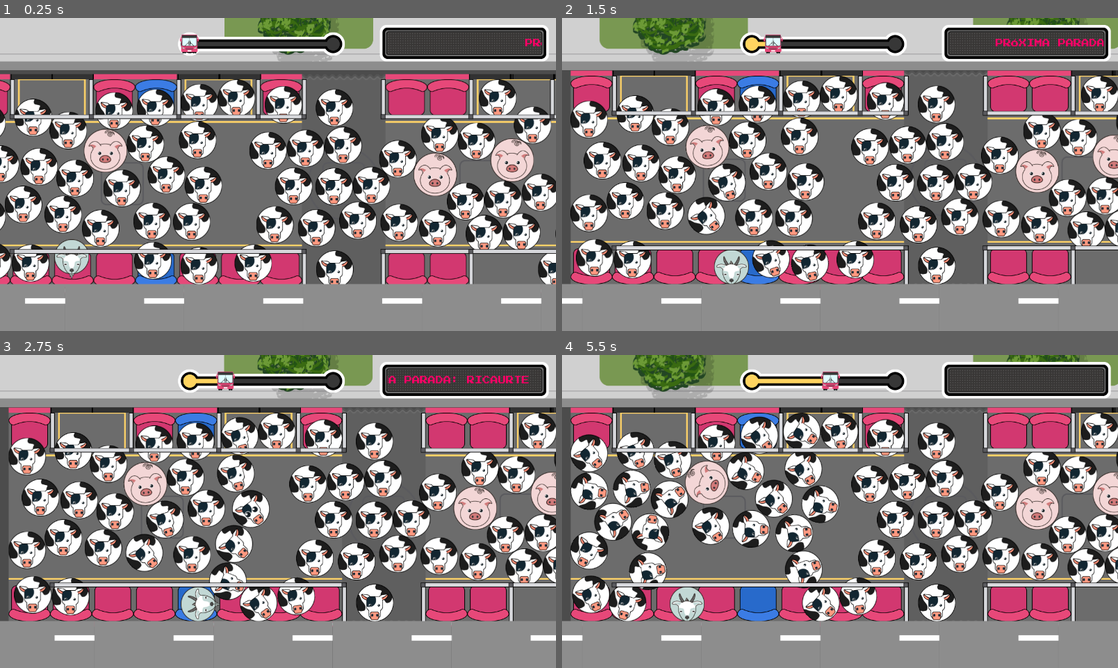
Above: before the commit, frames 1-4 (two rows, left to right).
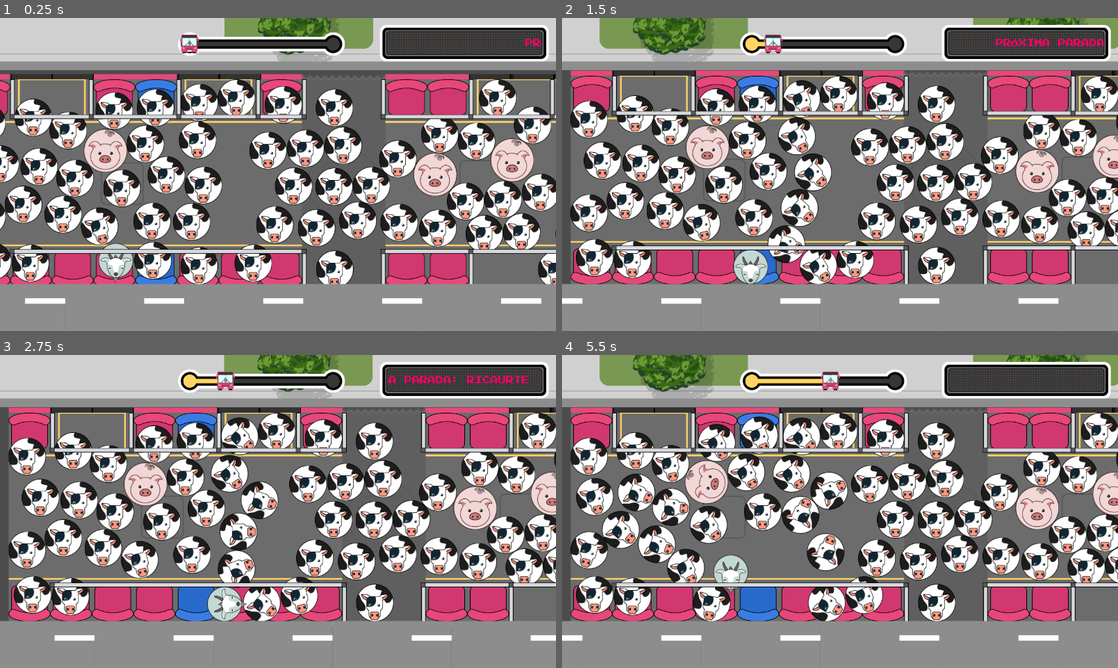
Above: after the commit, the same moments.

Repository: mapedorr/AquiMeBajoYo
Game: Godot game, scene res://scenarios/Transmi.tscn
Two runs of this game, one before a commit and one after it. Both use one fixed random seed, a clock stepped at 60 frames per second and the inputs below. The engine's default icon, where the game draws it, is replaced by a stand-in: a white triangle on a blue panel in a dark square. Sound files missing from this copy of the repository are replaced by a short silence.
Inputs:
- Up to frame 1 (0.25 s): no input
- Up to frame 2 (1.5 s): hold Right (ui_right) 0.53-1.28 s; hold Down (ui_down) from 1.28 s (still down)
- Up to frame 3 (2.75 s): release Down (ui_down) at 2.03 s; hold Right (ui_right) from 2.03 s (still down)
- Up to frame 4 (5.5 s): release Right (ui_right) at 2.78 s; hold Up (ui_up) 2.78-3.53 s; hold Left (ui_left) 3.53-5.03 s; hold Down (ui_down) from 5.03 s (still down)

The runs differ from the first frame. In frame 1, 1.4% of the frame differs, in the area x 9-24%, y 60-85%; in frame 2, 5.7%; in frame 3, 5.9%; in frame 4, 16%, in the area x 1-58%, y 18-86%.

Commit message:
Fixed dependencies in BaseBus scene

Diff:
--- a/scenarios/Buses/BaseBus.tscn
+++ b/scenarios/Buses/BaseBus.tscn
@@ -7,31 +7,32 @@
 [ext_resource path="res://scenarios/Assets/gato_bus.png" type="Texture" id=5]
 [ext_resource path="res://scenarios/Animals/Animal.tscn" type="PackedScene" id=6]
 [ext_resource path="res://scenarios/Animals/Marrano.tscn" type="PackedScene" id=7]
-[ext_resource path="res://scenarios/Assets/barras.png" type="Texture" id=8]
-[ext_resource path="res://scenarios/Door.tscn" type="PackedScene" id=9]
+[ext_resource path="res://Audio/AudioManager.gd" type="Script" id=8]
+[ext_resource path="res://scenarios/Assets/barras.png" type="Texture" id=9]
+[ext_resource path="res://scenarios/Door.tscn" type="PackedScene" id=10]
 
 [sub_resource type="RectangleShape2D" id=1]
 extents = Vector2( 30.2439, 20 )
 
-[sub_resource type="RectangleShape2D" id=10]
+[sub_resource type="RectangleShape2D" id=2]
 extents = Vector2( 30.2439, 20 )
 
-[sub_resource type="RectangleShape2D" id=11]
+[sub_resource type="RectangleShape2D" id=3]
 extents = Vector2( 41.5, 280.5 )
 
-[sub_resource type="RectangleShape2D" id=12]
+[sub_resource type="RectangleShape2D" id=4]
 extents = Vector2( 96, 9.00006 )
 
-[sub_resource type="RectangleShape2D" id=13]
+[sub_resource type="RectangleShape2D" id=5]
 extents = Vector2( 49, 7.00006 )
 
-[sub_resource type="RectangleShape2D" id=14]
+[sub_resource type="RectangleShape2D" id=6]
 extents = Vector2( 240, 8.00008 )
 
-[sub_resource type="RectangleShape2D" id=15]
+[sub_resource type="RectangleShape2D" id=7]
 extents = Vector2( 194.547, 10.0001 )
 
-[sub_resource type="RectangleShape2D" id=16]
+[sub_resource type="RectangleShape2D" id=8]
 extents = Vector2( 1001.5, 40.5003 )
 
 [sub_resource type="RectangleShape2D" id=9]
@@ -49,7 +50,7 @@
 
 [node name="Spawn" type="Sprite" parent="."]
 modulate = Color( 1, 0.74902, 0, 1 )
-position = Vector2( -81.4395, 541.673 )
+position = Vector2( 14.8575, 539.468 )
 texture = ExtResource( 3 )
 
 [node name="Target" type="Sprite" parent="."]
@@ -165,6 +166,7 @@
 texture = ExtResource( 5 )
 
 [node name="Animals" type="Node2D" parent="."]
+editor/display_folded = true
 
 [node name="Animal" parent="Animals" instance=ExtResource( 6 )]
 position = Vector2( 1385.57, 397.375 )
@@ -381,7 +383,6 @@
 
 [node name="Marrano" parent="Animals" instance=ExtResource( 7 )]
 position = Vector2( 754.833, 367 )
-
 friction_ration = 0.2
 max_speed = 100.0
 transference_ratio = 0.2
@@ -399,35 +400,36 @@
 transference_ratio = 0.2
 
 [node name="AudioManager" type="Node" parent="."]
-script = ExtResource( 9 )
+script = ExtResource( 8 )
 
 [node name="BusBars" type="Sprite" parent="."]
 position = Vector2( 644, 361 )
 z_index = 1
-texture = ExtResource( 8 )
+texture = ExtResource( 9 )
 
 [node name="Doors" type="Node2D" parent="."]
-
-[node name="Door" parent="Doors" instance=ExtResource( 9 )]
+editor/display_folded = true
+
+[node name="Door" parent="Doors" instance=ExtResource( 10 )]
 position = Vector2( -175, 114 )
 
-[node name="Door2" parent="Doors" instance=ExtResource( 9 )]
+[node name="Door2" parent="Doors" instance=ExtResource( 10 )]
 position = Vector2( -80.1108, 114 )
 
-[node name="Door3" parent="Doors" instance=ExtResource( 9 )]
+[node name="Door3" parent="Doors" instance=ExtResource( 10 )]
 position = Vector2( 209.389, 114 )
 
-[node name="Door4" parent="Doors" instance=ExtResource( 9 )]
+[node name="Door4" parent="Doors" instance=ExtResource( 10 )]
 position = Vector2( 305.389, 114 )
 
-[node name="Door5" parent="Doors" instance=ExtResource( 9 )]
+[node name="Door5" parent="Doors" instance=ExtResource( 10 )]
 position = Vector2( 880, 114 )
 
-[node name="Door6" parent="Doors" instance=ExtResource( 9 )]
+[node name="Door6" parent="Doors" instance=ExtResource( 10 )]
 position = Vector2( 980, 114 )
 
-[node name="Door7" parent="Doors" instance=ExtResource( 9 )]
+[node name="Door7" parent="Doors" instance=ExtResource( 10 )]
 position = Vector2( 1076, 114 )
 
-[node name="Door8" parent="Doors" instance=ExtResource( 9 )]
+[node name="Door8" parent="Doors" instance=ExtResource( 10 )]
 position = Vector2( 1172.5, 114 )
Not shown: 2 places in scenarios/Buses/BaseBus.tscn that only renumber resources
